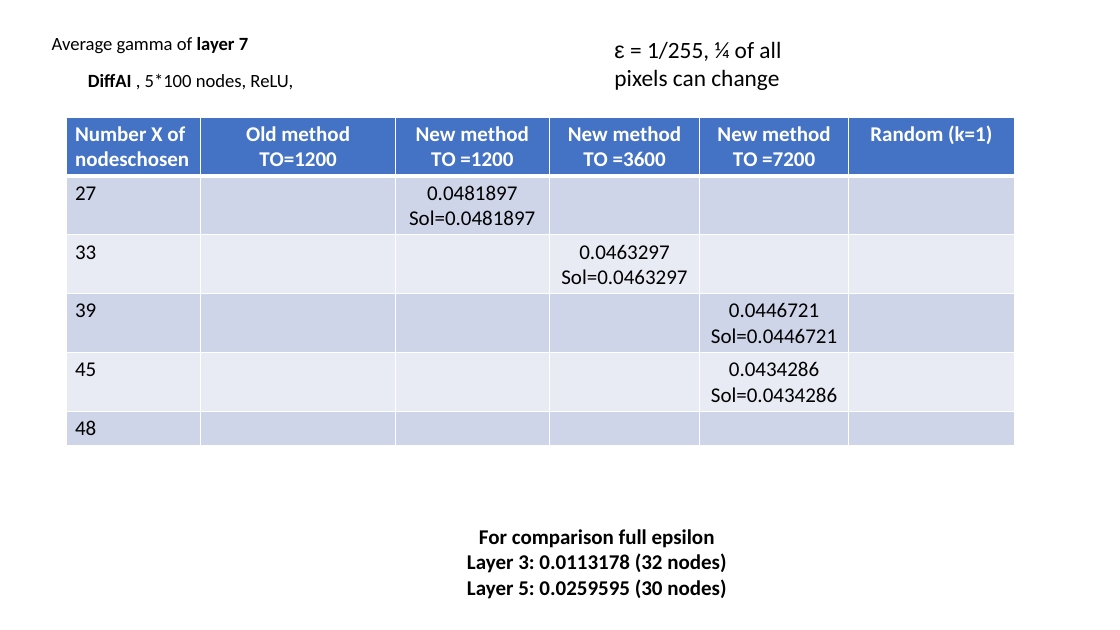
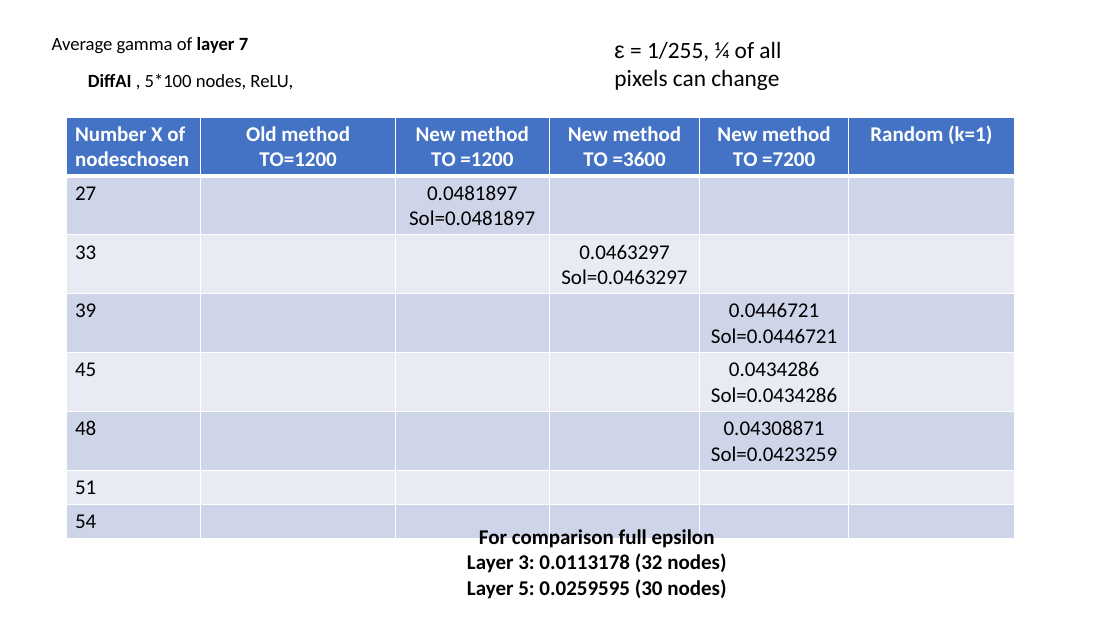
Before and after one commit to blaisegenest/vericompensate, a slide deck: slide 11 of lipschitz/Test.pptx. Drawn at 1120x630 pixels with LibreOffice and Linux fonts; fonts in the diff are those of the drawing. Boxes give left, top, right and bottom in pixels: in the first picture for what was removed or moved away, otherwise in the second. Text is boxed around its words. In the diff, an @@ line names an element or a change of style, - is before the commit and + after.

Commit message:
update table

```diff
--- a/lipschitz/Test.pptx
+++ b/lipschitz/Test.pptx
@@ table at (66, 117, 1015, 538) @@
-row 6: 48 |  |  |  |  | 
+row 6: 48 |  |  |  | 0.04308871 / Sol=0.0423259 | 
+row 7: 51 |  |  |  |  | 
+row 8: 54 |  |  |  |  | 
```
